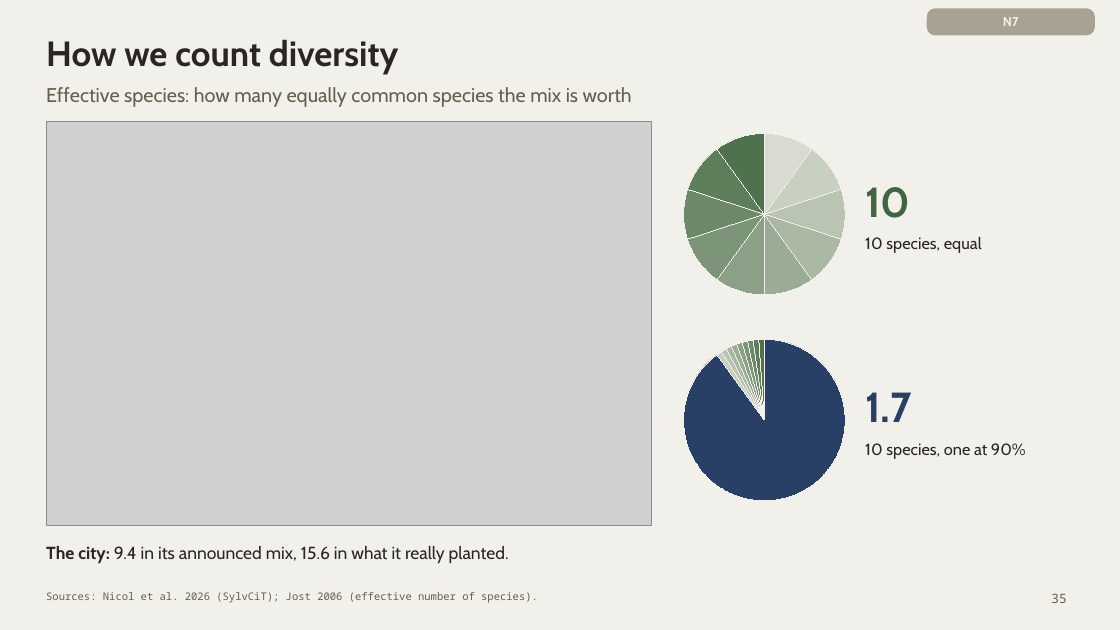
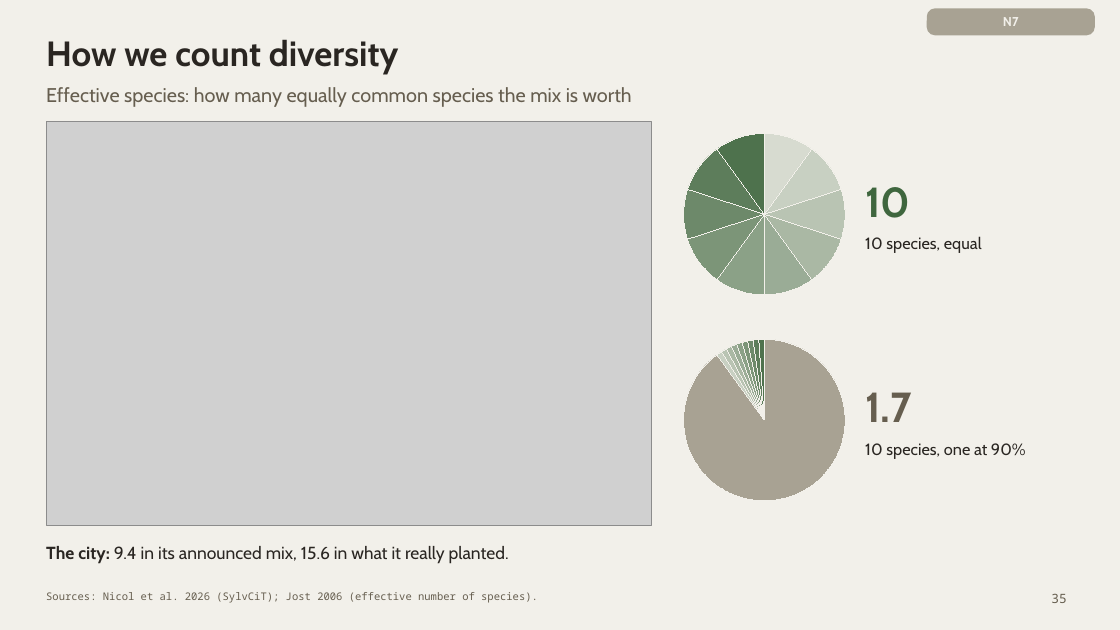
Before and after one commit to giofox96/shade-and-sponge, a slide deck: slide 35 of slides/final/shade_and_sponge_final_new.pptx. Drawn at 1120x630 pixels with LibreOffice and Linux fonts; fonts in the diff are those of the drawing; grey boxes stand for pictures. Boxes give left, top, right and bottom in pixels: in the first picture for what was removed or moved away, otherwise in the second. Text is boxed around its words. In the diff, an @@ line names an element or a change of style, - is before the commit and + after.

```diff
--- a/slides/final/shade_and_sponge_final_new.pptx
+++ b/slides/final/shade_and_sponge_final_new.pptx
@@ pie chart at bbox=[672, 328, 857, 513] @@
@@ colours of single points changed @@
@@ text at bbox=[865, 392, 912, 422]: text colour #283F66 to #665E4F in "1.7" @@
```
Also in this commit, not shown: 2 other slides changed, 3 other files.
